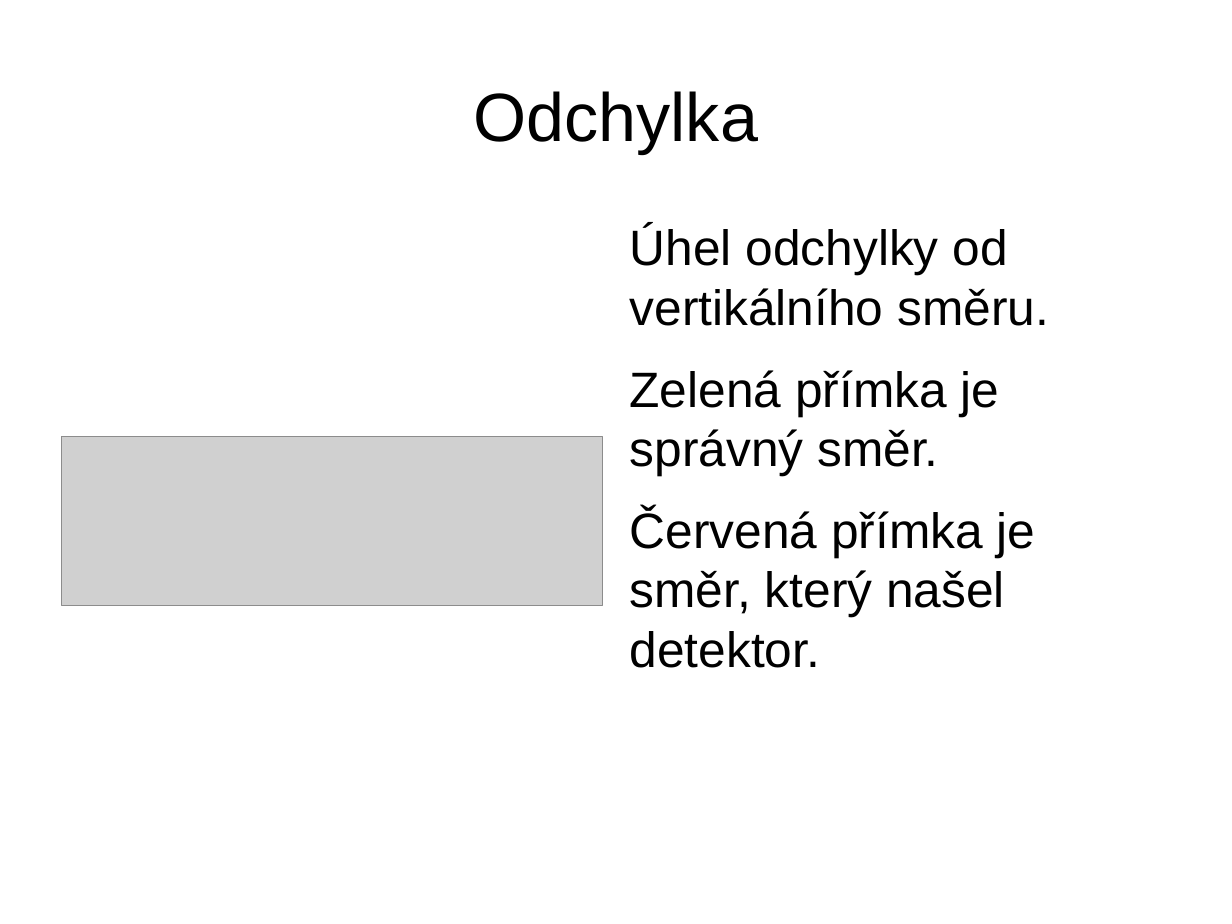
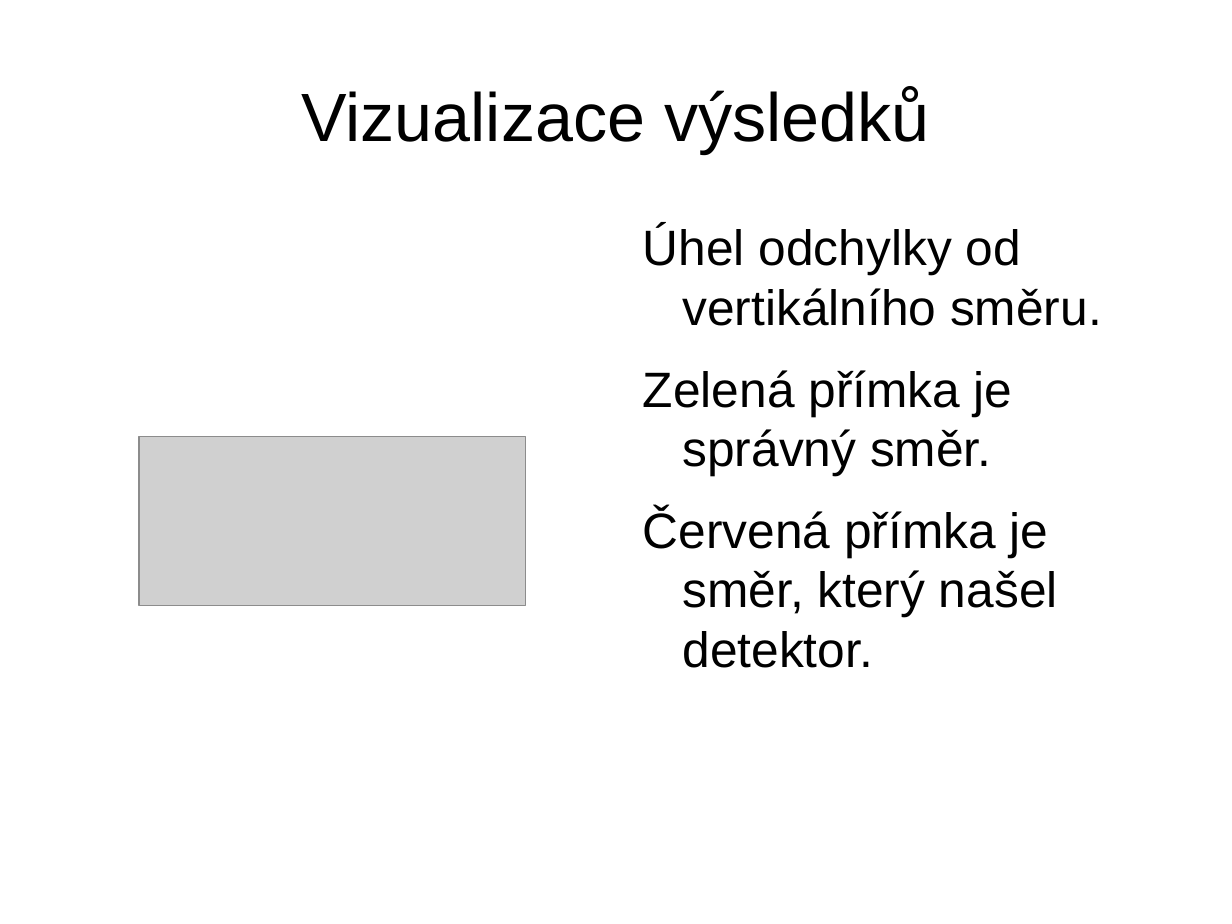
Before and after one commit to MichalBusta/skewDetection, a slide deck: slide 2 of doc/Skew_Detection.odp (slide 3 before the commit). Drawn at 1232x924 pixels with LibreOffice and Linux fonts; fonts in the diff are those of the drawing; grey boxes stand for pictures. Boxes give left, top, right and bottom in pixels: in the first picture for what was removed or moved away, otherwise in the second. Text is boxed around its words. In the diff, an @@ line names an element or a change of style, - is before the commit and + after.

```diff
--- a/doc/Skew_Detection.odp
+++ b/doc/Skew_Detection.odp
@@ title at [301,86,930,153]: text changed @@
-Odchylka
+Vizualizace výsledků
@@ text "Úhel odchylky od vertikálního směru." at [643,226,1102,668]: indent changed @@
@@ picture: place and size @@
-picture at [61,437,603,606]
+picture at [139,437,525,606]
```
Also in this commit, not shown: 6 other slides changed, 1 slide added, 2 slides removed.
